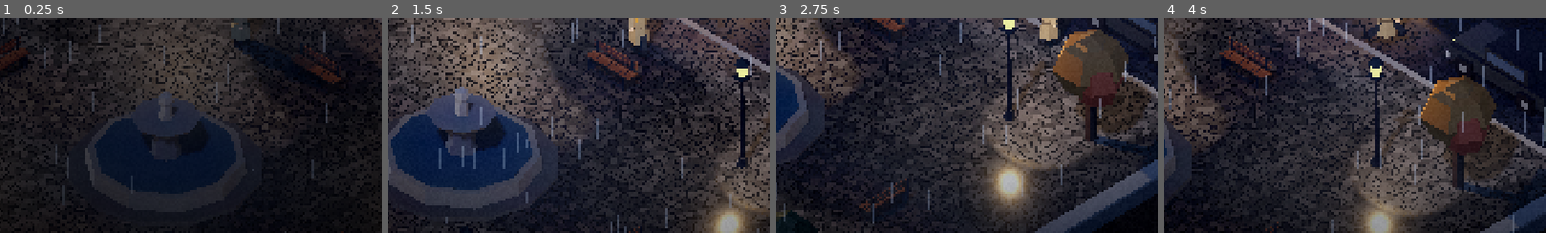
Above: before the commit, frames 1-4 (left to right).
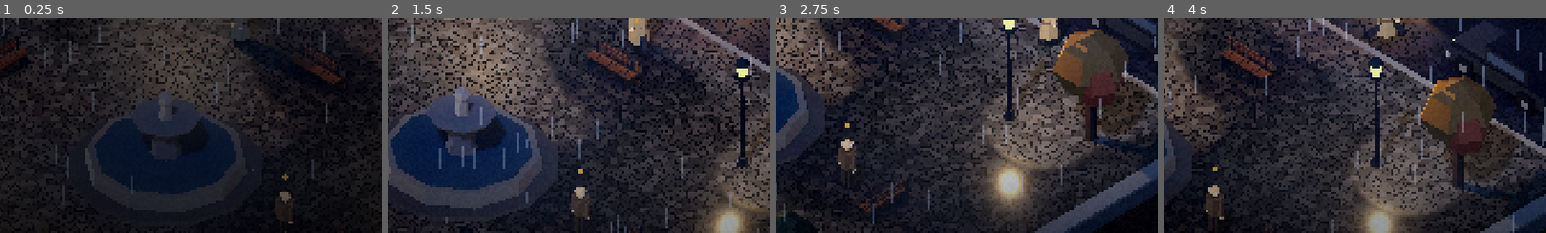
Above: after the commit, the same moments.

Repository: LuisCastillo04/VillaSombria
Game: Godot game, scene res://scenes/main/game.tscn
Two runs of this game, one before a commit and one after it. Both use one fixed random seed, a clock stepped at 60 frames per second and the inputs below.
Inputs (mouse positions are % of the whole screen's width and height, from its top left):
- Up to frame 1 (0.25 s): no input
- Up to frame 2 (1.5 s): move the mouse to (72, 45) at 0.52 s; hold D (move_right) 0.53-1.28 s; hold E (interact) 0.53-1.28 s; click (72, 45) at 0.67 s; move the mouse to (30, 55) at 1.27 s; hold S (move_back) from 1.28 s (still down); tap E (interact) at 1.35 s
- Up to frame 3 (2.75 s): move the mouse to (60, 28) at 2.02 s; release S (move_back) at 2.03 s; hold D (move_right) from 2.03 s (still down); hold Shift (sprint) from 2.03 s (still down); tap E (interact) at 2.3 s
- Up to frame 4 (4 s): move the mouse to (45, 70) at 2.77 s; release D (move_right) at 2.78 s; release Shift (sprint) at 2.78 s; hold W (move_forward) 2.78-3.53 s; tap E (interact) at 2.85 s; click (45, 70) at 2.92 s; move the mouse to (80, 65) at 3.52 s; hold A (move_left) from 3.53 s (still down); hold E (interact) from 3.53 s (still down)
The pictures show only the part of the screen within x 18-68%, y 50-100%; the shares and areas given below are measured in that part.

The runs differ from the first frame. In frame 1, 0.3% of the frame differs, in the area x 72-78%, y 72-96%; in frame 2, 0.5%; in frame 3, 0.6%, in the area x 16-21%, y 48-78%; in frame 4, 0.5%.

Commit message:
feat(npc): implementar personajes no jugables con rutinas
La clase Npc toma identidad, aspecto y personalidad de los datos, camina entre puntos, espera y se detiene a conversar. Los escenarios colocan a cada NPC según su rutina y lo actualizan al cambiar la hora. Los desplazamientos usan puntos de ruta en lugar de NavigationRegion3D.

Diff:
--- /dev/null
+++ b/new-game-project/scenes/actors/npc.tscn
@@ -0,0 +1,32 @@
+[gd_scene format=3]
+
+[ext_resource type="Script" path="res://scripts/actors/npc.gd" id="1"]
+[ext_resource type="Script" path="res://scripts/actors/character_model.gd" id="2"]
+[ext_resource type="Script" path="res://scripts/actors/npc_interaction.gd" id="3"]
+
+[sub_resource type="CapsuleShape3D" id="body_shape"]
+radius = 0.3
+height = 1.8
+
+[sub_resource type="SphereShape3D" id="talk_shape"]
+radius = 1.0
+
+[node name="Npc" type="CharacterBody3D"]
+collision_layer = 4
+collision_mask = 1
+floor_snap_length = 0.3
+script = ExtResource("1")
+
+[node name="CollisionShape3D" type="CollisionShape3D" parent="."]
+transform = Transform3D(1, 0, 0, 0, 1, 0, 0, 0, 1, 0, 0.9, 0)
+shape = SubResource("body_shape")
+
+[node name="Model" type="Node3D" parent="."]
+script = ExtResource("2")
+
+[node name="Interaction" type="Area3D" parent="."]
+transform = Transform3D(1, 0, 0, 0, 1, 0, 0, 0, 1, 0, 0.9, 0)
+script = ExtResource("3")
+
+[node name="CollisionShape3D" type="CollisionShape3D" parent="Interaction"]
+shape = SubResource("talk_shape")
--- /dev/null
+++ b/new-game-project/scripts/actors/npc.gd
@@ -0,0 +1,138 @@
+class_name Npc
+extends CharacterBody3D
+## Personaje no jugable. Sus datos vienen de `characters.json`, su rutina de
+## `schedules.json` y sus conversaciones de `data/dialogues/<id>.json`.
+
+enum State { IDLE, WALKING, WAITING, TALKING }
+
+const ARRIVE_DISTANCE := 0.2
+const STUCK_SECONDS := 4.0
+
+@export var walk_speed := 1.8
+@export var wait_seconds := 5.0
+
+var npc_id := ""
+var display_name := ""
+var personality := ""
+var state := State.IDLE
+var current_slot: Dictionary = {}
+
+var _route: Array[Vector3] = []
+var _route_index := 0
+var _wait_left := 0.0
+var _stuck_time := 0.0
+var _state_before_talk := State.IDLE
+
+@onready var model: CharacterModel = $Model
+@onready var interaction: NpcInteraction = $Interaction
+
+
+func _ready() -> void:
+	DialogueManager.closed.connect(_on_dialogue_closed)
+
+
+## Carga identidad y aspecto. Debe llamarse con el nodo ya en el árbol.
+func setup(id: String) -> void:
+	npc_id = id
+	name = "Npc_%s" % id
+	var data: Dictionary = GameData.characters.get(id, {})
+	display_name = data.get("name", id)
+	personality = data.get("personality", "")
+	model.build(data.get("model", {}))
+	interaction.setup(self)
+
+
+## Recorre los puntos en bucle, esperando en cada uno. Con un solo punto se queda allí.
+func set_route(points: Array[Vector3]) -> void:
+	_route = points
+	_route_index = 0
+	if _route.size() <= 1:
+		state = State.WALKING if _route.size() == 1 and _distance_to(_route[0]) > ARRIVE_DISTANCE else State.IDLE
+	else:
+		state = State.WALKING
+
+
+## Encara un punto del mundo sin desplazarse.
+func face_towards(point: Vector3) -> void:
+	var direction := point - global_position
+	direction.y = 0.0
+	if direction.length_squared() > 0.001:
+		model.rotation.y = atan2(-direction.x, -direction.z)
+
+
+## Detiene al personaje para conversar.
+func begin_talk(with: Node3D) -> void:
+	if state != State.TALKING:
+		_state_before_talk = state
+	state = State.TALKING
+	velocity = Vector3.ZERO
+	model.set_motion(0.0)
+	model.set_talking(true)
+	face_towards(with.global_position)
+
+
+func _physics_process(delta: float) -> void:
+	match state:
+		State.WALKING:
+			_walk(delta)
+		State.WAITING:
+			_wait_left -= delta
+			if _wait_left <= 0.0:
+				_route_index = (_route_index + 1) % _route.size()
+				state = State.WALKING
+		_:
+			model.set_motion(0.0)
+	if not is_on_floor():
+		velocity.y -= 22.0 * delta
+		move_and_slide()
+
+
+func _walk(delta: float) -> void:
+	if _route.is_empty():
+		state = State.IDLE
+		return
+	var target := _route[_route_index]
+	if _distance_to(target) <= ARRIVE_DISTANCE:
+		_on_arrived()
+		return
+	var direction := target - global_position
+	direction.y = 0.0
+	direction = direction.normalized()
+	var before := global_position
+	velocity.x = direction.x * walk_speed
+	velocity.z = direction.z * walk_speed
+	velocity.y = -0.5 if is_on_floor() else velocity.y
+	move_and_slide()
+	face_towards(global_position + direction)
+	model.set_motion(walk_speed / 6.0)
+	# Sin navegación un obstáculo imprevisto podría atascarlo: si no avanza, salta al destino.
+	if before.distance_to(global_position) < walk_speed * delta * 0.2:
+		_stuck_time += delta
+		if _stuck_time >= STUCK_SECONDS:
+			global_position = Vector3(target.x, global_position.y, target.z)
+			_stuck_time = 0.0
+	else:
+		_stuck_time = 0.0
+
+
+func _on_arrived() -> void:
+	velocity = Vector3.ZERO
+	model.set_motion(0.0)
+	_stuck_time = 0.0
+	if _route.size() > 1:
+		state = State.WAITING
+		_wait_left = wait_seconds
+	else:
+		state = State.IDLE
+
+
+func _distance_to(point: Vector3) -> float:
+	return Vector2(global_position.x, global_position.z).distance_to(Vector2(point.x, point.z))
+
+
+func _on_dialogue_closed(finished_npc: String) -> void:
+	if finished_npc != npc_id or state != State.TALKING:
+		return
+	model.set_talking(false)
+	state = _state_before_talk
+	interaction.refresh_marker()
--- /dev/null
+++ b/new-game-project/scripts/actors/npc_interaction.gd
@@ -0,0 +1,25 @@
+class_name NpcInteraction
+extends Interactable
+## Punto de interacción de un NPC. Inicia la conversación y avisa de si hay preguntas
+## nuevas mostrando su marcador a distancia.
+
+var _npc: Npc
+
+
+func setup(npc: Npc) -> void:
+	_npc = npc
+	prompt = "Hablar con %s" % GameData.characters[npc.npc_id].get("short", npc.display_name)
+	set_marker_height(1.35)
+	refresh_marker()
+
+
+func wants_attention() -> bool:
+	return _npc != null and DialogueManager.has_new_topics(_npc.npc_id)
+
+
+func interact(actor: Node) -> void:
+	super.interact(actor)
+	_npc.begin_talk(actor as Node3D)
+	if actor is PlayerController:
+		(actor as PlayerController).look_towards(_npc.global_position)
+	DialogueManager.start(_npc.npc_id)
--- a/new-game-project/scripts/player/player_controller.gd
+++ b/new-game-project/scripts/player/player_controller.gd
@@ -38,6 +38,12 @@
 	model.rotation.y = facing_yaw
 
 
+func look_towards(point: Vector3) -> void:
+	var direction := point - global_position
+	if Vector2(direction.x, direction.z).length_squared() > 0.001:
+		model.rotation.y = atan2(-direction.x, -direction.z)
+
+
 func _physics_process(delta: float) -> void:
 	var input := Vector2.ZERO
 	if not GameState.is_player_locked():
--- a/new-game-project/scripts/world/interactable.gd
+++ b/new-game-project/scripts/world/interactable.gd
@@ -47,6 +47,12 @@
 		_marker.set_focused(value)
 
 
+func set_marker_height(height: float) -> void:
+	marker_height = height
+	if _marker != null:
+		_marker.position = Vector3.UP * height
+
+
 ## Indica si el marcador debe seguir visible cuando el jugador no está cerca.
 func wants_attention() -> bool:
 	return false
--- a/new-game-project/scripts/world/location_base.gd
+++ b/new-game-project/scripts/world/location_base.gd
@@ -3,6 +3,8 @@
 ## Escenario jugable. Cada escenario hereda de esta clase y declara su geometría en
 ## `build()` con las utilidades de aquí; la clase agrupa las mallas en una sola y
 ## registra los puntos de aparición y los marcadores que usan los NPC.
+
+const NPC_SCENE := "res://scenes/actors/npc.tscn"
 
 @export var location_id := ""
 
@@ -13,6 +15,7 @@
 var _spawns: Dictionary = {}
 var _markers: Dictionary = {}
 var _body: StaticBody3D
+var _npcs: Dictionary = {}
 
 
 func _ready() -> void:
@@ -21,11 +24,61 @@
 	add_child(_body)
 	build()
 	batch.attach_to(self)
+	EventBus.time_changed.connect(_on_time_changed)
+	DialogueManager.closed.connect(_on_dialogue_closed)
+	refresh_npcs()
 
 
 ## Sobrescribir para construir el escenario.
 func build() -> void:
 	pass
+
+
+func get_npc(npc_id: String) -> Npc:
+	return _npcs.get(npc_id)
+
+
+## Sincroniza los NPC presentes con sus rutinas para la hora actual.
+func refresh_npcs() -> void:
+	if DialogueManager.active:
+		return
+	var expected := NpcSchedule.get_npcs_at(location_id, GameClock.day, GameClock.minutes)
+	for npc_id: String in _npcs.keys():
+		if not expected.has(npc_id):
+			(_npcs[npc_id] as Npc).queue_free()
+			_npcs.erase(npc_id)
+	for npc_id in expected:
+		var slot := NpcSchedule.get_slot(npc_id, GameClock.day, GameClock.minutes)
+		if not _npcs.has(npc_id):
+			_spawn_npc(npc_id, slot)
+		elif (_npcs[npc_id] as Npc).current_slot != slot:
+			_assign_slot(_npcs[npc_id], slot)
+		(_npcs[npc_id] as Npc).interaction.refresh_marker()
+
+
+func _spawn_npc(npc_id: String, slot: Dictionary) -> void:
+	var npc: Npc = (load(NPC_SCENE) as PackedScene).instantiate()
+	add_child(npc)
+	npc.setup(npc_id)
+	npc.global_position = get_marker(slot["marker"]) + Vector3.UP * 0.05
+	_npcs[npc_id] = npc
+	_assign_slot(npc, slot)
+
+
+func _assign_slot(npc: Npc, slot: Dictionary) -> void:
+	npc.current_slot = slot
+	var points: Array[Vector3] = []
+	for marker_id: String in slot.get("patrol", [slot["marker"]]):
+		points.append(get_marker(marker_id))
+	npc.set_route(points)
+
+
+func _on_time_changed(_day: int, _minutes: int) -> void:
+	refresh_npcs()
+
+
+func _on_dialogue_closed(_npc_id: String) -> void:
+	refresh_npcs()
 
 
 ## Caja visible con colisión.
--- /dev/null
+++ b/new-game-project/tests/unit/test_npc.gd
@@ -0,0 +1,78 @@
+extends TestCase
+## Comportamiento de los NPC y sincronización con sus rutinas.
+
+var location: LocationBase
+
+
+func before_each() -> void:
+	GameState.reset()
+	GameClock.reset()
+	location = (load("res://scenes/world/locations/plaza.tscn") as PackedScene).instantiate()
+	add_child(location)
+	await wait_physics_frames(2)
+
+
+func after_each() -> void:
+	DialogueManager.close()
+	location.queue_free()
+	GameClock.reset()
+	await get_tree().process_frame
+
+
+func test_schedule_places_npc_at_marker() -> void:
+	var hilario := location.get_npc("hilario")
+	check(hilario != null, "Hilario pasea por la plaza el domingo")
+	if hilario != null:
+		var distance := hilario.global_position.distance_to(location.get_marker("fuente_este"))
+		check(distance < 0.5, "debe aparecer en su marcador")
+		check_equal(hilario.display_name, "Don Hilario Luna", "nombre cargado de los datos")
+		check(not hilario.personality.is_empty(), "personalidad cargada de los datos")
+
+
+func test_time_change_moves_npcs_between_locations() -> void:
+	GameClock.start_next_day()
+	await wait_physics_frames(2)
+	check(location.get_npc("hilario") == null, "el lunes Hilario está en el archivo")
+	check(location.get_npc("ortega") != null, "el lunes por la mañana Ortega hace la ronda")
+	check(location.get_npc("lucia") != null, "el lunes por la mañana Lucía hace recados")
+
+
+func test_npc_walks_between_points_and_waits() -> void:
+	var hilario := location.get_npc("hilario")
+	hilario.wait_seconds = 0.2
+	var start := hilario.global_position
+	var points: Array[Vector3] = [start + Vector3(1.0, 0.0, 0.0), start]
+	hilario.set_route(points)
+	check_equal(hilario.state, Npc.State.WALKING, "con ruta debe caminar")
+	var reached_wait := false
+	for frame in 90:
+		await get_tree().physics_frame
+		if hilario.state == Npc.State.WAITING:
+			reached_wait = true
+			break
+	check(reached_wait, "al llegar debe esperar")
+	var distance := Vector2(hilario.global_position.x, hilario.global_position.z).distance_to(Vector2(points[0].x, points[0].z))
+	check(distance < 0.3, "debe llegar al primer punto")
+	await wait_physics_frames(20)
+	check_equal(hilario.state, Npc.State.WALKING, "tras esperar reanuda la ruta")
+
+
+func test_conversation_pauses_and_resumes_route() -> void:
+	var hilario := location.get_npc("hilario")
+	var start := hilario.global_position
+	var points: Array[Vector3] = [start + Vector3(3.0, 0.0, 0.0), start]
+	hilario.set_route(points)
+	await wait_physics_frames(5)
+	var watcher := Node3D.new()
+	add_child(watcher)
+	watcher.global_position = start + Vector3(0.0, 0.0, 2.0)
+	hilario.begin_talk(watcher)
+	DialogueManager.start("hilario")
+	check_equal(hilario.state, Npc.State.TALKING, "debe detenerse a hablar")
+	var frozen := hilario.global_position
+	await wait_physics_frames(10)
+	check(hilario.global_position.distance_to(frozen) < 0.05, "no debe moverse mientras habla")
+	DialogueManager.close()
+	await wait_physics_frames(3)
+	check_equal(hilario.state, Npc.State.WALKING, "al terminar retoma lo que hacía")
+	watcher.queue_free()
Not shown, added: new-game-project/scripts/actors/npc.gd.uid
Not shown, added: new-game-project/scripts/actors/npc_interaction.gd.uid
Not shown, added: new-game-project/tests/unit/test_npc.gd.uid
